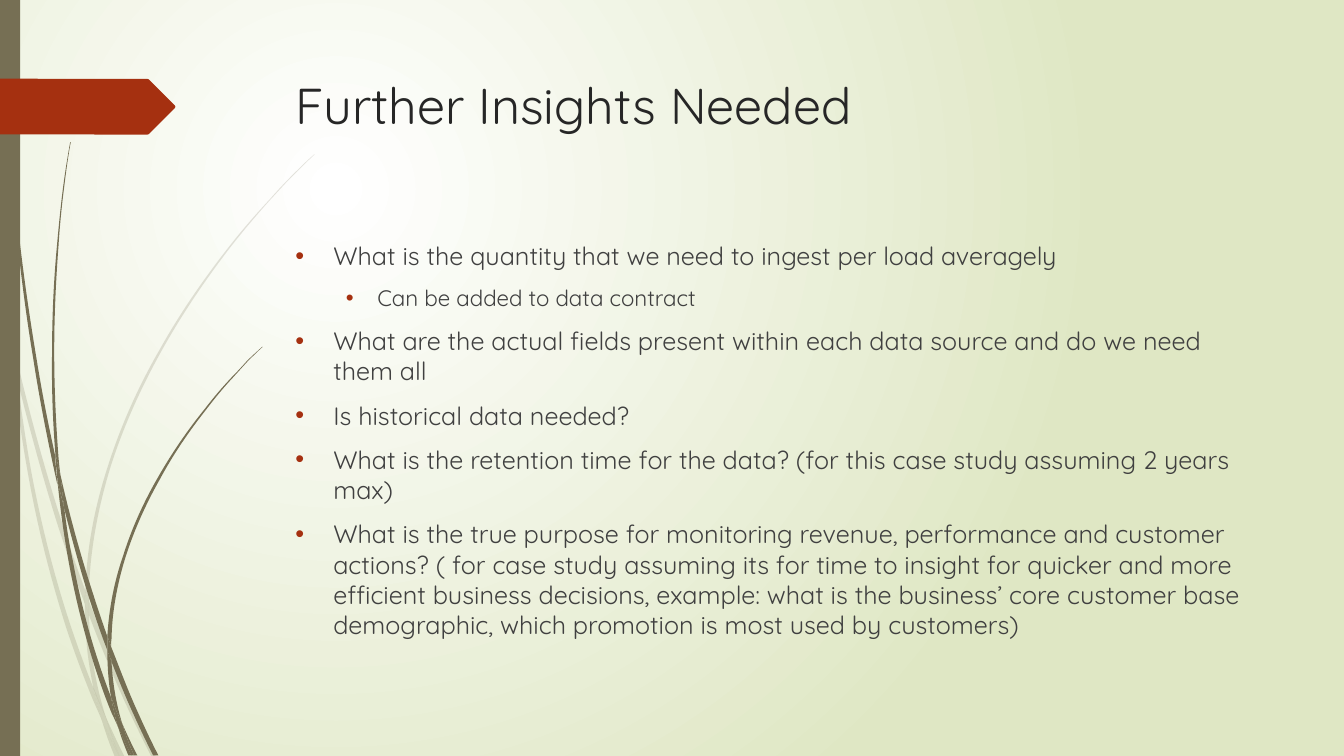
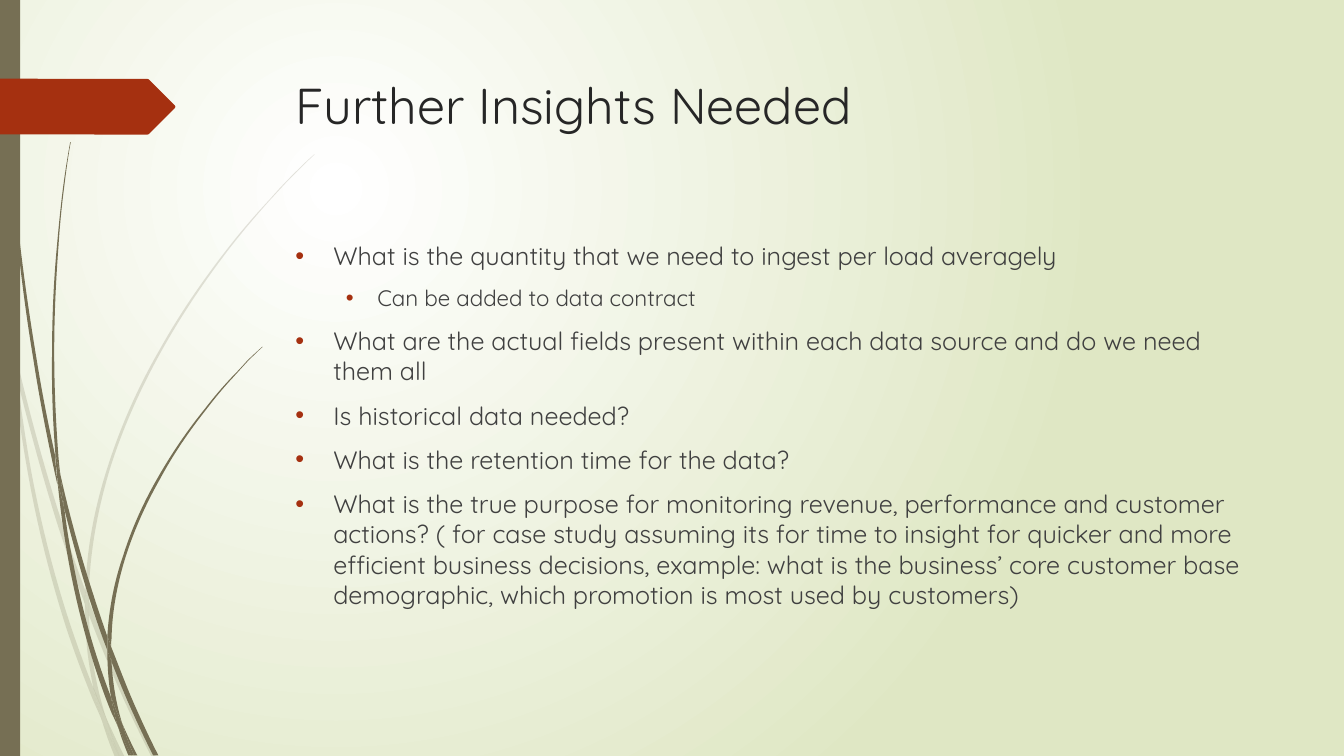
Before and after one commit to gabrielchanyk/food_insights_data_engineering, a slide deck: slide 44 of InsightEats Case Study.pptx. Drawn at 1344x756 pixels with LibreOffice and Linux fonts; fonts in the diff are those of the drawing. Boxes give left, top, right and bottom in pixels: in the first picture for what was removed or moved away, otherwise in the second. Text is boxed around its words. In the diff, an @@ line names an element or a change of style, - is before the commit and + after.

```diff
--- a/InsightEats Case Study.pptx
+++ b/InsightEats Case Study.pptx
@@ text at [333, 450, 789, 469]: text changed @@
-• What is the retention time for the data? (for this case study assuming 2 years max)
+• What is the retention time for the data?
```
Also in this commit, not shown: 1 other slide changed.
